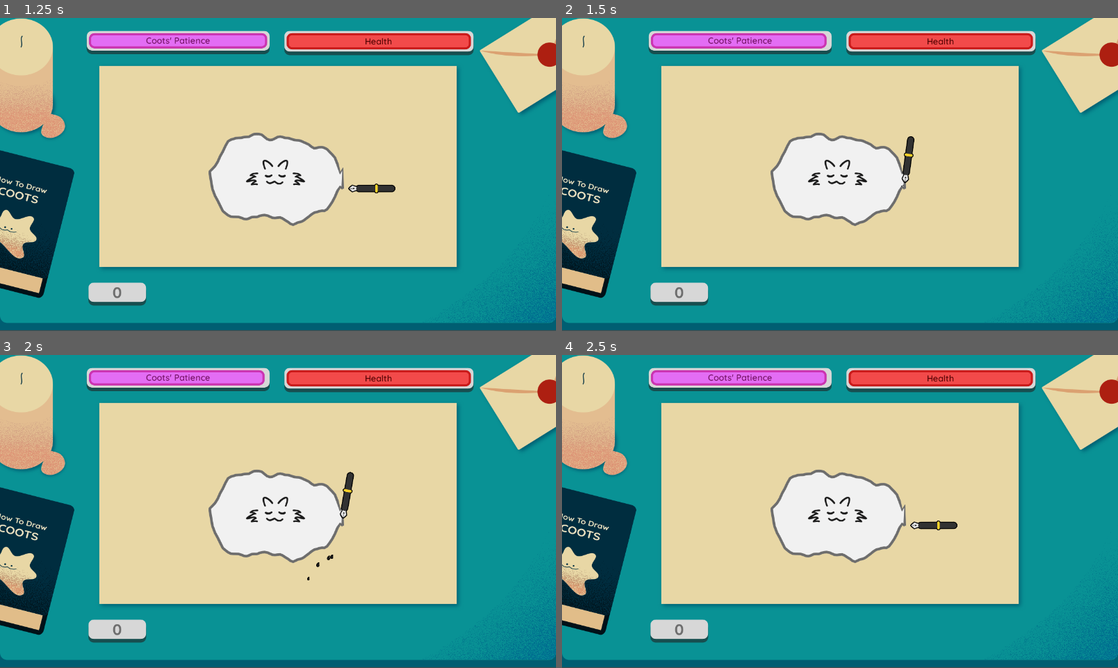
Above: before the commit, frames 1-4 (two rows, left to right).
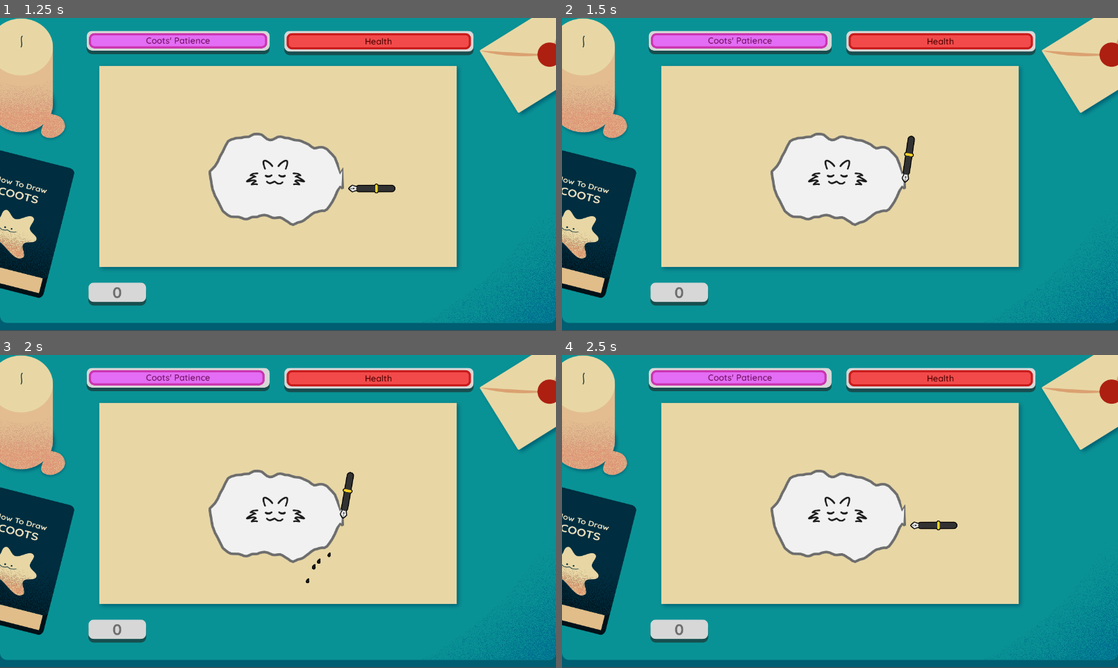
Above: after the commit, the same moments.

Repository: RechieKho/draw-the-coots
Game: Godot game, scene res://scenes/drawing-stage/drawing-stage.tscn
The game is run twice, just before and just after one commit, with the same random seed, the same clock (stepped at 60 frames per second) and the same inputs. The project has no main scene, so this scene is started directly.
Inputs (mouse positions are in pixels of both pictures, inside the frame that each line leads up to):
- Up to frame 1 (1.25 s): tap Enter at 0.5 s; move the mouse to (278, 177) at 0.52 s; click (278, 177) at 0.67 s
- Up to frame 2 (1.5 s): tap Space at 1.25 s; move the mouse to (906, 187) at 1.27 s; click (906, 187) at 1.42 s
- Up to frame 3 (2 s): no input
- Up to frame 4 (2.5 s): move the mouse to (895, 442) at 2.02 s; click (895, 442) at 2.17 s

Frame 1 is identical in both runs. In frame 2, less than 0.1% of the frame differs, in the area x 46-64%, y 4-55%; in frame 3, less than 0.1%; in frame 4, nothing differs.

Commit message:
Add bounding box for pen.

Diff:
--- a/prefabs/pen/Pen.tscn
+++ b/prefabs/pen/Pen.tscn
@@ -109,7 +109,7 @@
 monitoring = false
 script = ExtResource( 1 )
 
-[node name="Region" type="CollisionShape2D" parent="."]
+[node name="CollisionShape2D" type="CollisionShape2D" parent="."]
 shape = SubResource( 1 )
 
 [node name="PenTip" type="Area2D" parent="."]
--- a/prefabs/pen/pen.gd
+++ b/prefabs/pen/pen.gd
@@ -2,9 +2,12 @@
 
 signal on_stroke(point)
 
+export(NodePath) var paper_region_path := ""
+
 onready var pen_tip := $PenTip
 onready var animation_player := $AnimationPlayer
 onready var particles := $Particles
+onready var paper_region = get_node_or_null(paper_region_path)
 
 var is_grabbing := false
 var can_grab := false
@@ -16,23 +19,46 @@
 
 func _on_Pen_mouse_exited():
 	can_grab = false
-	animation_player.play_backwards("ACTIVE")
+	if not is_grabbing: animation_player.play_backwards("ACTIVE")
 
 func set_is_grabbing(value: bool):
+	if is_grabbing == value: return
 	is_grabbing = value
 	pen_tip.monitorable = value
 	if value:
 		animation_player.play("DRAW")
 		particles.emitting = true
-	else: animation_player.play_backwards("DRAW")
+	elif can_grab: animation_player.play_backwards("DRAW")
+	else: animation_player.play_backwards("ACTIVE")
 
-func _unhandled_input(event):
-	if event is InputEventMouseButton:
-		if can_grab:
-			set_is_grabbing(event.pressed)
+#func _unhandled_input(event):
+#	if event is InputEventMouseButton:
+#		if can_grab:
+#			set_is_grabbing(event.pressed)
 
 func _process(_delta):
+	# inputs
+	if Input.is_mouse_button_pressed(BUTTON_LEFT):
+		if can_grab: set_is_grabbing(true)
+	else: set_is_grabbing(false)
+
+	# position
 	var global_mouse_position = get_global_mouse_position()
 	if is_grabbing and (global_position - global_mouse_position).length_squared() > 0.01:
-		global_position = global_mouse_position
-		emit_signal("on_stroke", global_mouse_position)
+		var clamped_position = null
+		if paper_region is Control:
+			clamped_position = Vector2(
+				clamp(
+					global_mouse_position.x,
+					paper_region.rect_position.x,
+					paper_region.rect_position.x + paper_region.rect_size.x
+				),
+				clamp(
+					global_mouse_position.y,
+					paper_region.rect_position.y,
+					paper_region.rect_position.y + paper_region.rect_size.y
+				)
+			)
+		else: clamped_position = global_mouse_position
+		global_position = clamped_position
+		emit_signal("on_stroke", clamped_position)
--- a/scenes/drawing-stage/drawing-stage.tscn
+++ b/scenes/drawing-stage/drawing-stage.tscn
@@ -203,6 +203,15 @@
 align = 1
 valign = 1
 
+[node name="Markings" type="CanvasLayer" parent="."]
+
+[node name="PaperRegion" type="Control" parent="Markings"]
+margin_left = 229.0
+margin_top = 110.0
+margin_right = 1051.0
+margin_bottom = 572.0
+mouse_filter = 2
+
 [node name="PenDetectors" type="Node2D" parent="."]
 visible = false
 script = ExtResource( 11 )
@@ -231,6 +240,7 @@
 
 [node name="Pen" parent="." instance=ExtResource( 2 )]
 position = Vector2( 432, 330 )
+paper_region_path = NodePath("../Markings/PaperRegion")
 
 [node name="Timer" type="Timer" parent="."]
 process_mode = 0
@@ -248,3 +258,5 @@
 [connection signal="on_patience_changed" from="Coots" to="UI/ProgressBars/CootsPatienceMeter" method="update_patience_meter"]
 [connection signal="on_stroke" from="Pen" to="." method="add_stroke_point"]
 [connection signal="timeout" from="Timer" to="." method="_on_Timer_timeout"]
+
+[editable path="Pen"]
